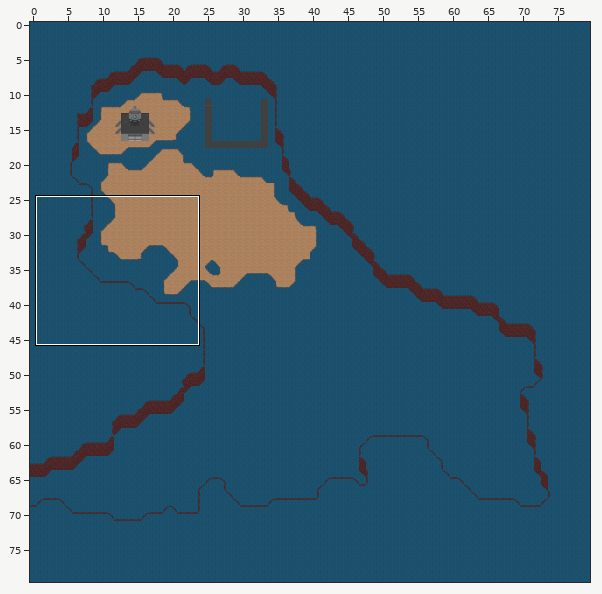
An edit to a level. Tiled map, CrescentTerminal/Assets/Maps/World.tmx. Above, an overview of the earlier version with the close-up marked.
Close-up. Earlier state:
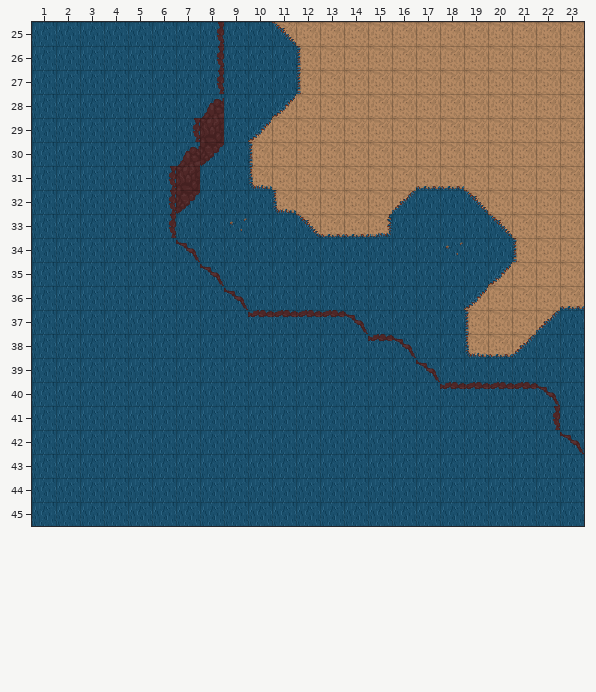
Cells are 32x32 px. Shown: x 1..23, y 25..45. The commit also changed other parts of the map, which this record leaves out.
New version:
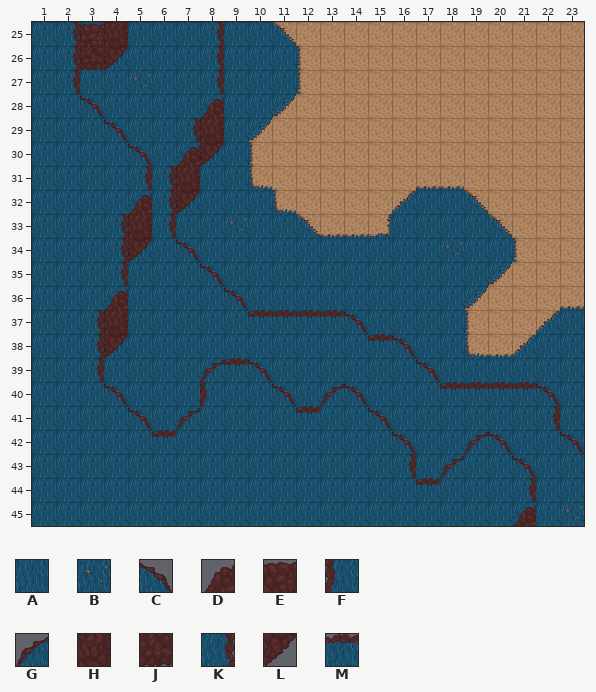
Key: from "Base": A 0, B 90, C 198, D 201, E 202, F 204, G 208, H 211, J 212, K 214, L 221, M 224.
_ is an empty cell.
What changed:
{"where": "layer \"Background\""}
{"y":27,"x":5,"old":"A","new":"B"}
{"y":45,"x":23,"old":"A","new":"B"}
{"where": "layer \"Obstacles\""}
{"y":25,"x":2,"old":"___","new":"KEH"}
{"y":26,"x":2,"old":"___","new":"KJL"}
{"y":27,"x":2,"old":"_","new":"K"}
{"y":28,"x":3,"old":"_","new":"C"}
{"y":29,"x":4,"old":"_","new":"C"}
{"y":30,"x":5,"old":"_","new":"C"}
{"y":31,"x":5,"old":"_","new":"K"}
{"y":32,"x":5,"old":"_","new":"D"}
{"y":33,"x":4,"old":"__","new":"KH"}
{"y":34,"x":4,"old":"__","new":"KL"}
{"y":35,"x":4,"old":"_","new":"K"}
{"y":36,"x":4,"old":"_","new":"D"}
{"y":37,"x":3,"old":"__","new":"KH"}
{"y":38,"x":3,"old":"__","new":"KL"}
{"y":39,"x":3,"old":"_","new":"K"}
{"y":39,"x":8,"old":"___","new":"GMC"}
{"y":40,"x":4,"old":"_","new":"C"}
{"y":40,"x":8,"old":"_","new":"F"}
{"y":40,"x":11,"old":"_","new":"C"}
{"y":40,"x":13,"old":"__","new":"GC"}
{"y":41,"x":5,"old":"_","new":"C"}
{"y":41,"x":7,"old":"_","new":"G"}
{"y":41,"x":12,"old":"_","new":"M"}
{"y":41,"x":15,"old":"_","new":"C"}
{"y":42,"x":6,"old":"_","new":"M"}
{"y":42,"x":16,"old":"_","new":"C"}
{"y":42,"x":19,"old":"__","new":"GC"}
{"y":43,"x":16,"old":"_","new":"K"}
{"y":43,"x":18,"old":"_","new":"G"}
{"y":43,"x":21,"old":"_","new":"C"}
{"y":44,"x":17,"old":"_","new":"M"}
{"y":44,"x":21,"old":"_","new":"K"}
{"y":45,"x":21,"old":"_","new":"D"}
{"label":"changed","picture_box":[73,22,536,526]}
{"label":"changed","picture_box":[566,506,583,520]}
